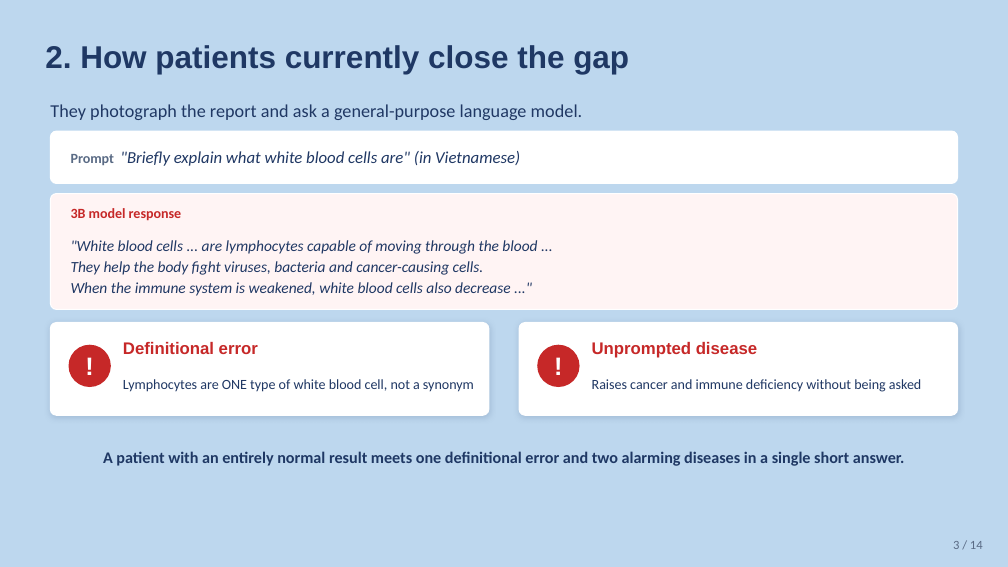
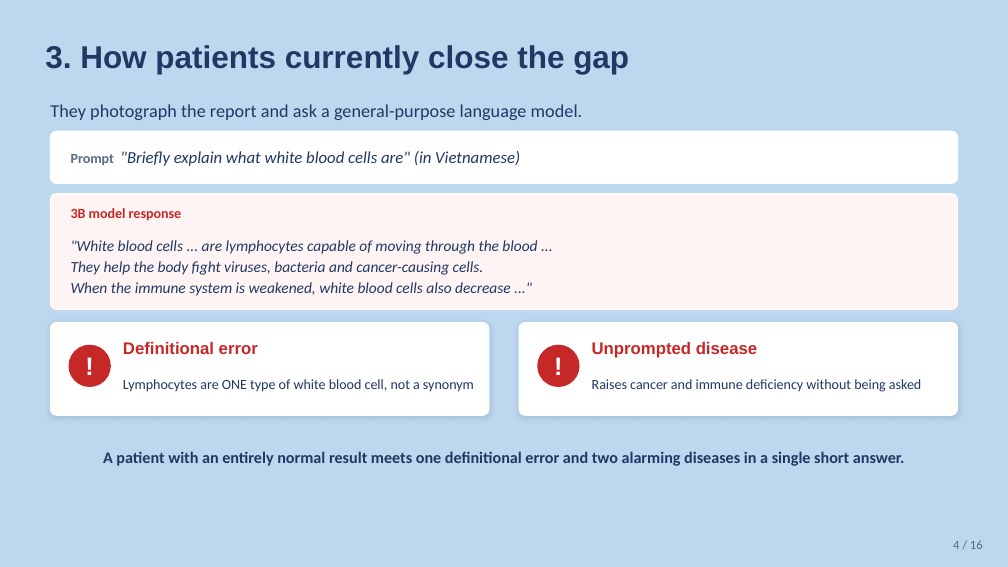
Before and after one commit to quangdai1321/Health-Info, a slide deck: slide 4 of docs_slide/HEALTHINFO-IV_TruongQuangDai_Slide_EN.pptx (slide 3 before the commit). Drawn at 1008x567 pixels with LibreOffice and Linux fonts; fonts in the diff are those of the drawing. Boxes give left, top, right and bottom in pixels: in the first picture for what was removed or moved away, otherwise in the second. Text is boxed around its words. In the diff, an @@ line names an element or a change of style, - is before the commit and + after.

```diff
--- a/docs_slide/HEALTHINFO-IV_TruongQuangDai_Slide_EN.pptx
+++ b/docs_slide/HEALTHINFO-IV_TruongQuangDai_Slide_EN.pptx
@@ text at [45,45,629,74]: text changed @@
-2. How patients currently close the gap
+3. How patients currently close the gap
@@ text at [953,540,983,549]: text changed @@
-3 / 14
+4 / 16
```
Also in this commit, not shown: 11 other slides changed, 2 slides added, 43 other files.
